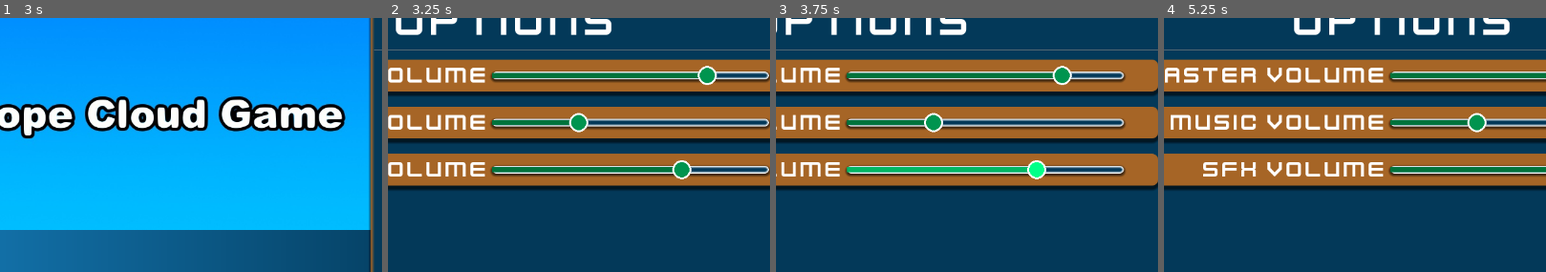
Above: before the commit, frames 1-4 (left to right).
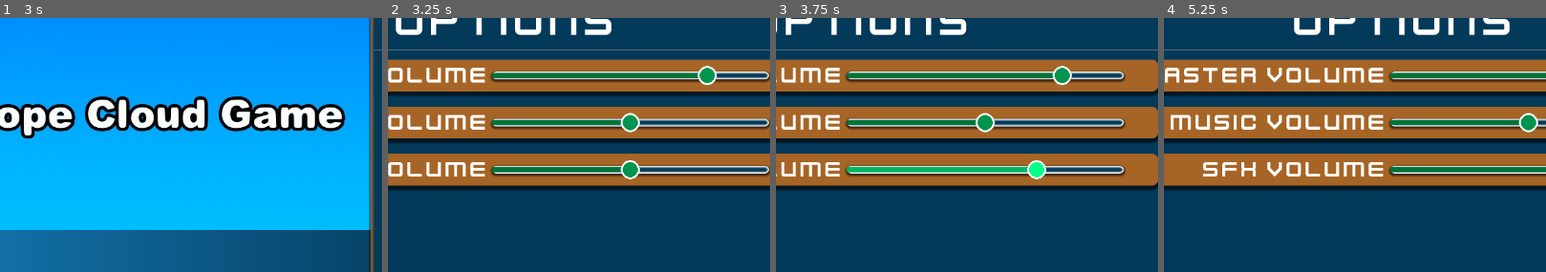
Above: after the commit, the same moments.

Repository: KurzweilTV/fedijam2024
Game: Godot game, scene res://ui/intros/godot_intro.tscn
Two runs of this game, one before a commit and one after it. Both use one fixed random seed, a clock stepped at 60 frames per second and the inputs below. Video files are missing from this copy of the repository; at most half a second of black plays in their place.
Inputs (mouse positions are % of the whole screen's width and height, from its top left):
- Up to frame 1 (3 s): click "Start Game" at 0.5 s; click "Start Game" at 1.25 s; click "Start Game" at 2 s; click "Options" at 2.75 s
- Up to frame 2 (3.25 s): no input
- Up to frame 3 (3.75 s): move the mouse to (72, 45) at 3.52 s; click (72, 45) at 3.67 s
- Up to frame 4 (5.25 s): tap Enter at 4.25 s; move the mouse to (30, 55) at 4.27 s; click (30, 55) at 4.42 s; click "Main Menu" at 5 s
The pictures show only the part of the screen within x 39-89%, y 14-64%; the shares and areas given below are measured in that part.

Frame 1 is identical in both runs. In frame 2, 1.6% of the frame differs, in the area x 47-80%, y 37-64%; in frame 3, 0.8%; in frame 4, 0.8%.

Commit message:
end of day 1

Diff:
--- a/default_bus_layout.tres
+++ b/default_bus_layout.tres
@@ -1,15 +1,16 @@
 [gd_resource type="AudioBusLayout" format=3 uid="uid://clshu56148e68"]
 
 [resource]
+bus/0/volume_db = 0.0672607
 bus/1/name = &"Music"
 bus/1/solo = false
 bus/1/mute = false
 bus/1/bypass_fx = false
-bus/1/volume_db = -1.12151
+bus/1/volume_db = 0.0672607
 bus/1/send = &"Master"
 bus/2/name = &"SFX"
 bus/2/solo = false
 bus/2/mute = false
 bus/2/bypass_fx = false
-bus/2/volume_db = 0.0
+bus/2/volume_db = 0.0694828
 bus/2/send = &"Master"
--- a/project.godot
+++ b/project.godot
@@ -21,6 +21,7 @@
 
 window/size/viewport_width=1200
 window/size/viewport_height=800
+window/stretch/mode="viewport"
 
 [editor_plugins]
 
@@ -32,6 +33,23 @@
 "res://ui/": "blue"
 }
 
+[input]
+
+ui_accept={
+"deadzone": 0.5,
+"events": [Object(InputEventKey,"resource_local_to_scene":false,"resource_name":"","device":0,"window_id":0,"alt_pressed":false,"shift_pressed":false,"ctrl_pressed":false,"meta_pressed":false,"pressed":false,"keycode":4194309,"physical_keycode":0,"key_label":0,"unicode":0,"location":0,"echo":false,"script":null)
+, Object(InputEventKey,"resource_local_to_scene":false,"resource_name":"","device":0,"window_id":0,"alt_pressed":false,"shift_pressed":false,"ctrl_pressed":false,"meta_pressed":false,"pressed":false,"keycode":4194310,"physical_keycode":0,"key_label":0,"unicode":0,"location":0,"echo":false,"script":null)
+, Object(InputEventKey,"resource_local_to_scene":false,"resource_name":"","device":0,"window_id":0,"alt_pressed":false,"shift_pressed":false,"ctrl_pressed":false,"meta_pressed":false,"pressed":false,"keycode":32,"physical_keycode":0,"key_label":0,"unicode":32,"location":0,"echo":false,"script":null)
+, Object(InputEventJoypadButton,"resource_local_to_scene":false,"resource_name":"","device":-1,"button_index":0,"pressure":0.0,"pressed":true,"script":null)
+]
+}
+ui_cancel={
+"deadzone": 0.5,
+"events": [Object(InputEventKey,"resource_local_to_scene":false,"resource_name":"","device":0,"window_id":0,"alt_pressed":false,"shift_pressed":false,"ctrl_pressed":false,"meta_pressed":false,"pressed":false,"keycode":4194305,"physical_keycode":0,"key_label":0,"unicode":0,"location":0,"echo":false,"script":null)
+, Object(InputEventJoypadButton,"resource_local_to_scene":false,"resource_name":"","device":-1,"button_index":1,"pressure":0.0,"pressed":true,"script":null)
+]
+}
+
 [maaacks_game_template]
 
 disable_plugin_dialogues=true
--- a/ui/intros/godot_intro.tscn
+++ b/ui/intros/godot_intro.tscn
@@ -15,7 +15,6 @@
 next_scene = ExtResource("2_cpasa")
 
 [node name="Background" type="ColorRect" parent="."]
-visible = false
 layout_mode = 1
 anchors_preset = 15
 anchor_right = 1.0
@@ -37,5 +36,5 @@
 grow_horizontal = 2
 grow_vertical = 2
 stream = ExtResource("1_iajlq")
-volume_db = -10.0
+volume_db = -15.0
 expand = true
--- a/ui/main_menu/main_menu.gd
+++ b/ui/main_menu/main_menu.gd
@@ -3,8 +3,6 @@
 @onready var menu_animator: AnimationPlayer = $OptionsScreen/AnimationPlayer
 @onready var click: AudioStreamPlayer = $MenuSounds/Click
 @onready var hover: AudioStreamPlayer = $MenuSounds/Hover
-
-
 
 func play_hover():
 	hover.play()
--- a/ui/main_menu/options_screen.gd
+++ b/ui/main_menu/options_screen.gd
@@ -9,8 +9,8 @@
 @onready var sfx_bus := AudioServer.get_bus_index("SFX")
 
 @export var master_value:float = 0.8
-@export var music_value:float = 0.3
-@export var sfx_value:float = 0.7
+@export var music_value:float = 0.5
+@export var sfx_value:float = 0.5
 
 
 func _ready() -> void:
@@ -23,8 +23,6 @@
 	sfx_value = db_to_linear(AudioServer.get_bus_volume_db(sfx_bus))
 
 
-
-
 func _on_master_value_changed(value: float) -> void:
 	AudioServer.set_bus_volume_db(master_bus, linear_to_db(value))
 
--- a/ui/themes/cheerful.tres
+++ b/ui/themes/cheerful.tres
@@ -1,7 +1,7 @@
 [gd_resource type="Theme" load_steps=14 format=3 uid="uid://bm4coof7xuoxa"]
 
 [ext_resource type="StyleBox" uid="uid://bxll3uke2qmu2" path="res://ui/themes/stylebox_hover.tres" id="1_40pp6"]
-[ext_resource type="FontFile" uid="uid://cqtt8p5u7sudq" path="res://fonts/Kenney/Kenney Future.ttf" id="1_pueiy"]
+[ext_resource type="FontFile" uid="uid://cqtt8p5u7sudq" path="res://assets/fonts/Kenney/Kenney Future.ttf" id="1_pueiy"]
 [ext_resource type="StyleBox" uid="uid://phcp7045pddx" path="res://ui/themes/cheerful-styleboxflat.tres" id="2_4s041"]
 [ext_resource type="Texture2D" uid="uid://tawwqen62ps3" path="res://ui/art/grabber.png" id="2_d4630"]
 [ext_resource type="Texture2D" uid="uid://cylpmpn7yf6ge" path="res://ui/art/grabberHighlight.png" id="3_2m5c3"]
Renamed: fonts/Kenney/Kenney Blocks.ttf -> assets/fonts/Kenney/Kenney Blocks.ttf
Renamed: fonts/Kenney/Kenney Bold.ttf -> assets/fonts/Kenney/Kenney Bold.ttf
Renamed: fonts/Kenney/Kenney Future Narrow.ttf -> assets/fonts/Kenney/Kenney Future Narrow.ttf
Renamed: fonts/Kenney/Kenney Future Square.ttf -> assets/fonts/Kenney/Kenney Future Square.ttf
Renamed: fonts/Kenney/Kenney Future.ttf -> assets/fonts/Kenney/Kenney Future.ttf
Renamed: fonts/Kenney/Kenney High Square.ttf -> assets/fonts/Kenney/Kenney High Square.ttf
Renamed: fonts/Kenney/Kenney High.ttf -> assets/fonts/Kenney/Kenney High.ttf
Renamed: fonts/Kenney/Kenney Mini Square Mono.ttf -> assets/fonts/Kenney/Kenney Mini Square Mono.ttf
Renamed: fonts/Kenney/Kenney Mini Square.ttf -> assets/fonts/Kenney/Kenney Mini Square.ttf
Renamed: fonts/Kenney/Kenney Mini.ttf -> assets/fonts/Kenney/Kenney Mini.ttf
Renamed: fonts/Kenney/Kenney Pixel Square.ttf -> assets/fonts/Kenney/Kenney Pixel Square.ttf
Renamed: fonts/Kenney/Kenney Pixel.ttf -> assets/fonts/Kenney/Kenney Pixel.ttf
(and 8 more such lines)
